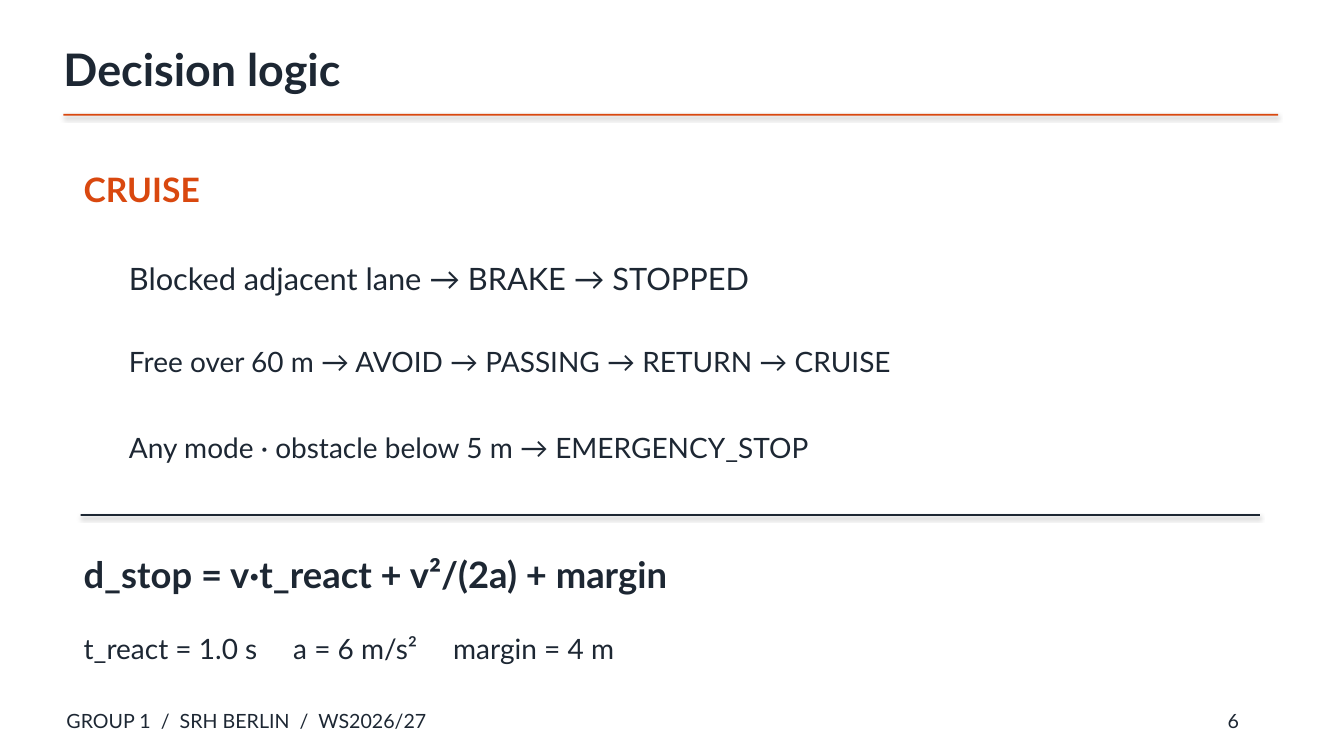
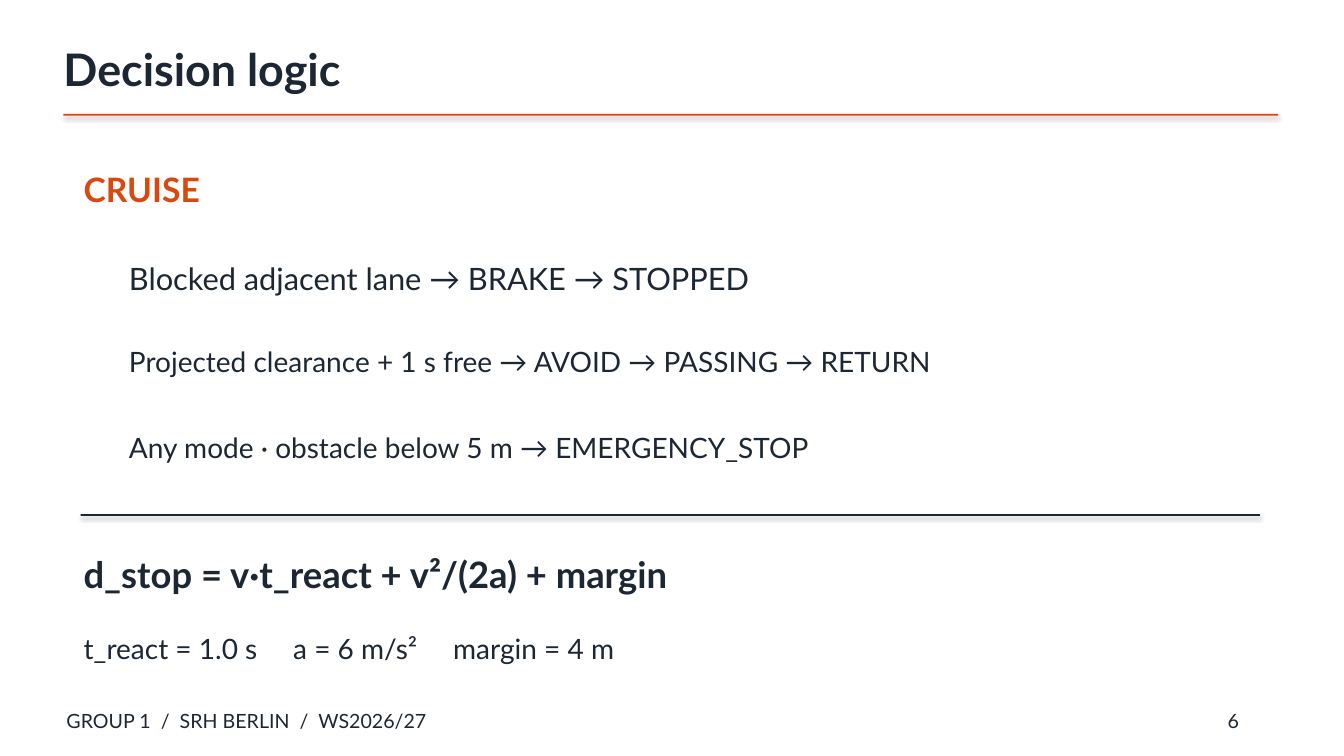
Before and after one commit to auto-m8te/carla-av-group1, a slide deck: slide 6 of report/Group1_Presentation.pptx. Drawn at 1344x756 pixels with LibreOffice and Linux fonts; fonts in the diff are those of the drawing. Boxes give left, top, right and bottom in pixels: in the first picture for what was removed or moved away, otherwise in the second. Text is boxed around its words. In the diff, an @@ line names an element or a change of style, - is before the commit and + after.

```diff
--- a/report/Group1_Presentation.pptx
+++ b/report/Group1_Presentation.pptx
@@ text at (129, 351, 931, 377): text changed @@
-Free over 60 m → AVOID → PASSING → RETURN → CRUISE
+Projected clearance + 1 s free → AVOID → PASSING → RETURN
```
Also in this commit, not shown: 3 other slides changed, 7 slides added, 5 slides removed, 16 other files.
